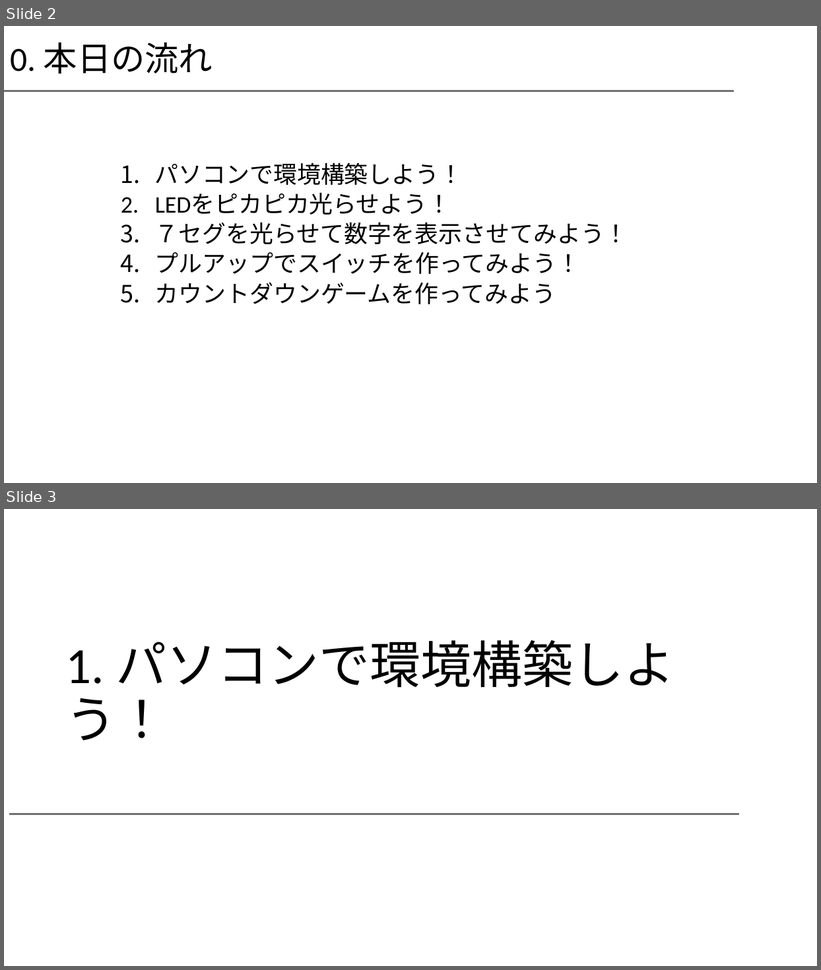
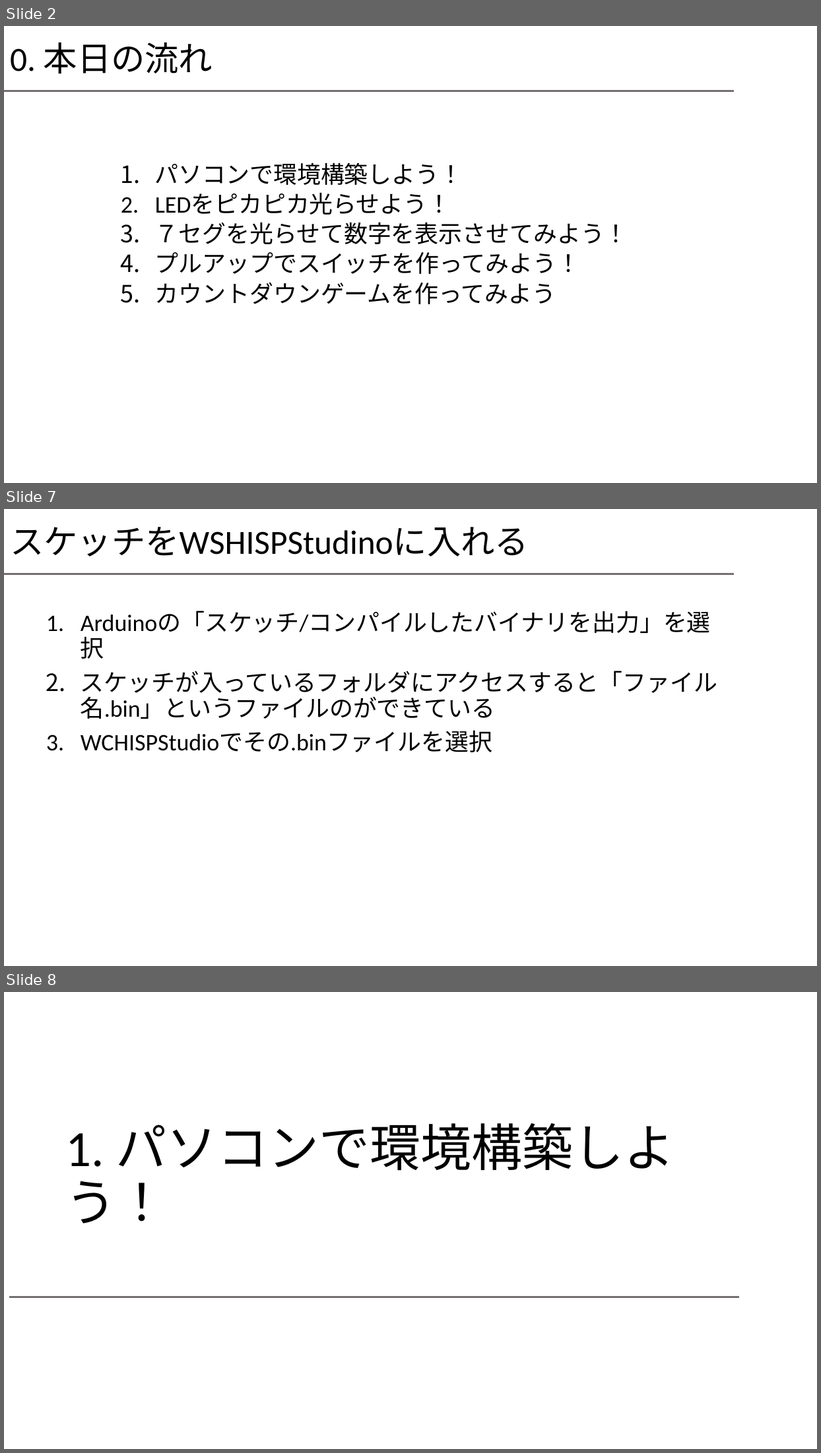
Before and after one commit to 308029/shinkan, a slide deck: 新歓スライド.pptx. Shown one above the other, each under a label of ours: slides 2 and 3 before the commit, slides 2, 7 and 8 after it; the slides between them are not shown. The pictures are 821x970 and 821x1453 pixels, drawn with LibreOffice and Linux fonts; fonts in the diff are those of the drawing; background and template pictures are left out. Boxes give left, top, right and bottom in pixels: in the first picture for what was removed or moved away, otherwise in the second. Text is boxed around its words. In the diff, an @@ line names an element or a change of style, - is before the commit and + after.

```diff
--- a/新歓スライド.pptx
+++ b/新歓スライド.pptx
@@ slide 7 added at (4,509,817,966), background #FFFFFF; not listed: 1 template element that a slide beside it also shows @@
@@ title added at (10,527,529,557), 40 pt, text #000000 @@
+スケッチをWSHISPStudinoに入れる
@@ text added at (81,612,717,753), 28 pt, text #000000 @@
+1. Arduinoの「スケッチ/コンパイルしたバイナリを出力」を選択
+2. スケッチが入っているフォルダにアクセスすると「ファイル名.bin」というファイルのができている
+3. WCHISPStudioでその.binファイルを選択
@@ what was slide 3 is now slide 8 @@
```
Also in this commit, not shown: 4 other slides added.
